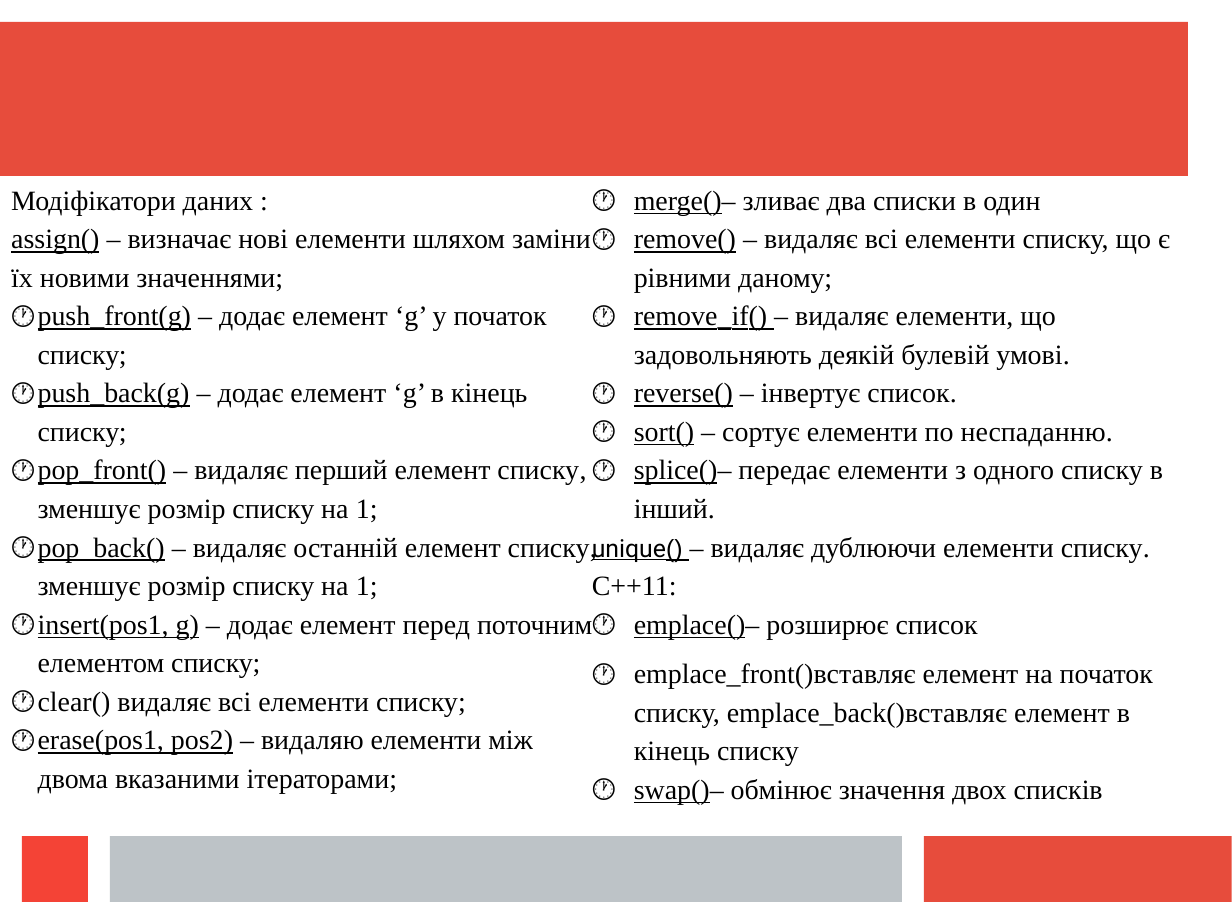
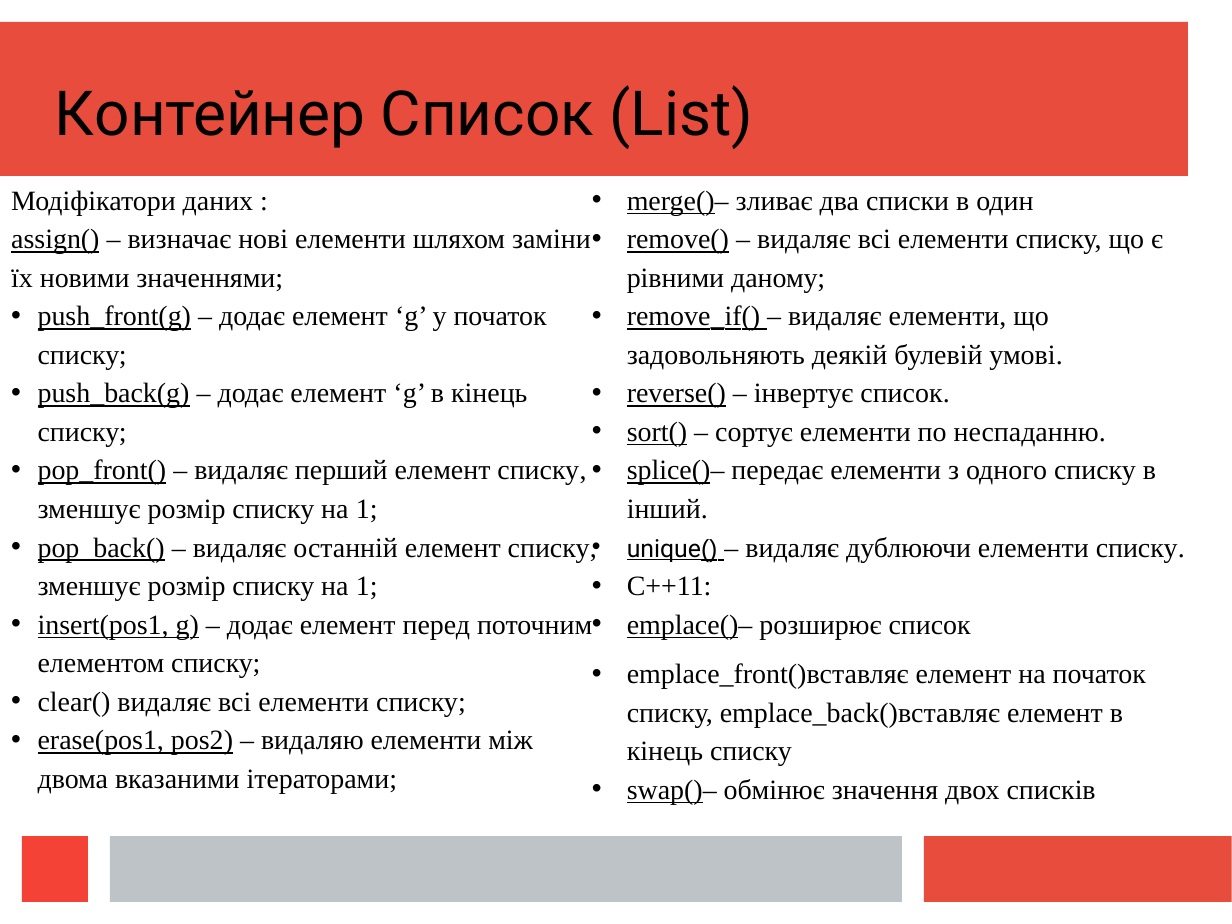
Before and after one commit to mecchmatProjects/CppCourse, a slide deck: slide 21 of Lect12_2/CppUkrTutor12_2.ppt (slide 23 before the commit). Drawn at 1232x924 pixels with LibreOffice and Linux fonts; fonts in the diff are those of the drawing. Boxes give left, top, right and bottom in pixels: in the first picture for what was removed or moved away, otherwise in the second. Text is boxed around its words. In the diff, an @@ line names an element or a change of style, - is before the commit and + after.

```diff
--- a/Lect12_2/CppUkrTutor12_2.ppt
+++ b/Lect12_2/CppUkrTutor12_2.ppt
@@ text added at (x1=55, y1=85, x2=753, y2=149), 40 pt, text #000000 @@
+Контейнер Список (List)
@@ text "merge()– зливає два списки в ..." at (x1=627, y1=191, x2=1185, y2=804): bullet 🕐 to •; bullet none to • @@
@@ text at (x1=38, y1=305, x2=597, y2=793): bullet 🕐 to • @@
```
Also in this commit, not shown: 6 other slides changed, 10 slides added, 3 slides removed, 3 other files.
